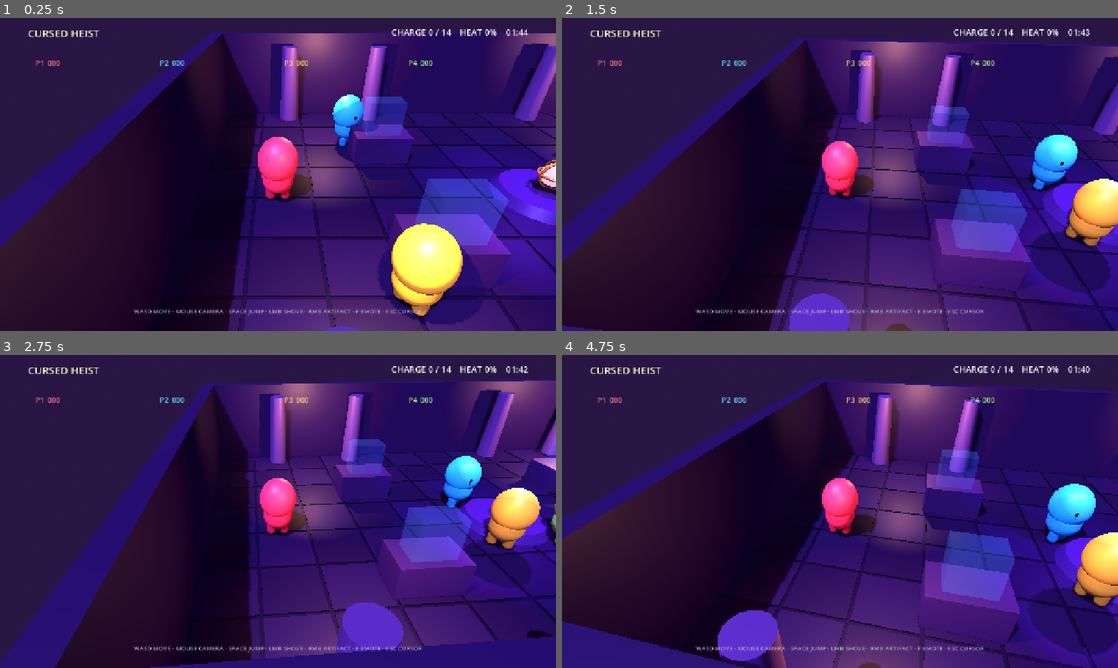
Above: before the commit, frames 1-4 (two rows, left to right).
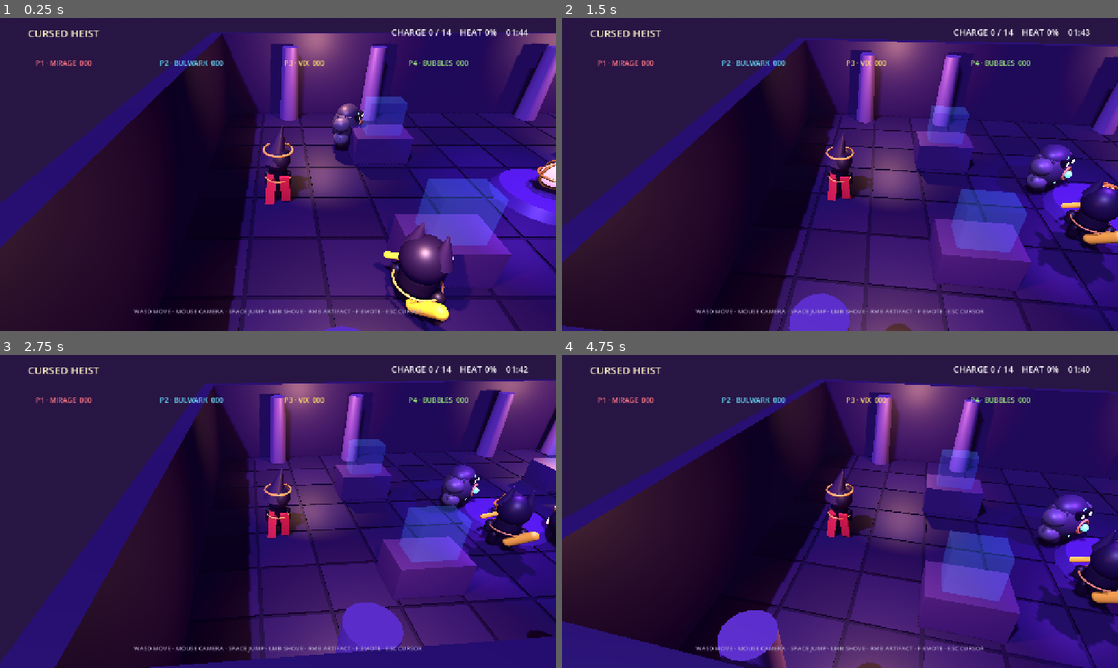
Above: after the commit, the same moments.

Repository: murlockwarlock/cursed-heist
Game: Godot game, scene res://scenes/game.tscn
Same seed, same stepped clock (60 frames per second), same inputs: the game is played once before the commit and once after it.
Inputs (mouse positions are in pixels of both pictures, inside the frame that each line leads up to):
- Up to frame 1 (0.25 s): no input
- Up to frame 2 (1.5 s): tap Enter at 0.5 s; move the mouse to (867, 174) at 0.52 s; hold Enter 0.53-1.28 s; hold Up from 0.53 s (still down); click (867, 174) at 0.67 s; tap Space at 0.77 s; move the mouse to (812, 174) at 1.27 s; tap Tab at 1.35 s
- Up to frame 3 (2.75 s): keep holding Up; tap Space at 1.52 s; move the mouse to (289, 505) at 2.02 s; tap Backspace at 2.1 s
- Up to frame 4 (4.75 s): keep holding Up; move the mouse to (834, 517) at 2.77 s; tap Shift at 2.85 s; click (834, 517) at 2.92 s; tap Space at 3.02, 3.77, 4.52 s; move the mouse to (878, 514) at 3.52 s; tap Ctrl at 3.6 s; move the mouse to (795, 508) at 4.27 s; tap Alt at 4.35 s

The runs differ from the first frame. In frame 1, 6.1% of the frame differs, in the area x 8-87%, y 13-100%; in frame 2, 5.1%; in frame 3, 4.4%; in frame 4, 5.3%.

Commit message:
Добавить четырёх уникальных персонажей

Diff:
--- /dev/null
+++ b/gameplay/characters/character_catalog.gd
@@ -0,0 +1,24 @@
+class_name CharacterCatalog
+extends RefCounted
+
+const FOX: StringName = &"fox"
+const GOLEM: StringName = &"golem"
+const ILLUSIONIST: StringName = &"illusionist"
+const ALCHEMIST: StringName = &"alchemist"
+
+const ALL: Array[StringName] = [FOX, GOLEM, ILLUSIONIST, ALCHEMIST]
+
+const NAMES: Dictionary = {
+	FOX: "VIX",
+	GOLEM: "BULWARK",
+	ILLUSIONIST: "MIRAGE",
+	ALCHEMIST: "BUBBLES"
+}
+
+static func random_order() -> Array[StringName]:
+	var order := ALL.duplicate()
+	order.shuffle()
+	return order
+
+static func display_name(id: StringName) -> String:
+	return NAMES.get(id, "UNKNOWN")
--- /dev/null
+++ b/gameplay/characters/heist_character_visual.gd
@@ -0,0 +1,219 @@
+class_name HeistCharacterVisual
+extends Node3D
+
+var archetype: StringName
+var accent := Color.WHITE
+var body_root: Node3D
+var left_leg: Node3D
+var right_leg: Node3D
+var left_arm: Node3D
+var right_arm: Node3D
+var face_root: Node3D
+var accessory_root: Node3D
+var base_height := 0.0
+
+func configure(character_id: StringName, team_accent: Color) -> void:
+	archetype = character_id
+	accent = team_accent
+	_build()
+
+func animate(pulse: float, movement: float, emote: StringName, emote_seconds: float) -> void:
+	var step := sin(pulse * 12.0) * movement
+	left_leg.rotation.x = step * 0.72
+	right_leg.rotation.x = -step * 0.72
+	left_arm.rotation.x = -step * 0.52
+	right_arm.rotation.x = step * 0.52
+	body_root.position.y = base_height + absf(sin(pulse * 12.0)) * movement * 0.08
+	face_root.rotation.z = sin(pulse * 2.2) * 0.025
+	if emote == &"dance" and emote_seconds > 0.0:
+		rotation.z = sin(pulse * 15.0) * 0.22
+		rotation.y += 0.055
+		scale = Vector3.ONE * (1.0 + sin(pulse * 18.0) * 0.05)
+		left_arm.rotation.z = -1.25 + sin(pulse * 12.0) * 0.35
+		right_arm.rotation.z = 1.25 - sin(pulse * 12.0) * 0.35
+	else:
+		rotation.z = lerpf(rotation.z, 0.0, 0.18)
+		scale = scale.lerp(Vector3.ONE, 0.18)
+		left_arm.rotation.z = lerpf(left_arm.rotation.z, 0.0, 0.18)
+		right_arm.rotation.z = lerpf(right_arm.rotation.z, 0.0, 0.18)
+
+func _build() -> void:
+	body_root = Node3D.new()
+	add_child(body_root)
+	face_root = Node3D.new()
+	add_child(face_root)
+	accessory_root = Node3D.new()
+	add_child(accessory_root)
+	match archetype:
+		CharacterCatalog.FOX:
+			_build_fox()
+		CharacterCatalog.GOLEM:
+			_build_golem()
+		CharacterCatalog.ILLUSIONIST:
+			_build_illusionist()
+		CharacterCatalog.ALCHEMIST:
+			_build_alchemist()
+		_:
+			_build_fox()
+
+func _build_fox() -> void:
+	base_height = 0.98
+	body_root.position.y = base_height
+	_add_mesh(_capsule(0.39, 1.05), Color("211a2b"), Vector3.ZERO, body_root)
+	_add_mesh(_capsule(0.43, 0.24), accent.darkened(0.08), Vector3(0.0, 0.22, -0.05), body_root, Vector3(0.0, 0.0, PI * 0.5))
+	_build_limbs(0.18, 0.58, 0.31, Color("17131d"), 0.24, 0.93)
+	_add_mesh(_sphere(0.5, 0.55), Color("241a33"), Vector3(0.0, 1.53, 0.0), face_root)
+	_add_cone(Vector3(-0.29, 2.02, 0.0), 0.22, 0.7, Color("2d2040"), -0.1)
+	_add_cone(Vector3(0.29, 2.02, 0.0), 0.22, 0.7, Color("2d2040"), 0.1)
+	_add_mesh(_sphere(0.38, 0.28), Color("eee9df"), Vector3(0.0, 1.48, -0.47), face_root, Vector3.ZERO, Vector3(1.0, 0.82, 0.32))
+	_build_eyes(Vector3(-0.14, 1.54, -0.575), Vector3(0.14, 1.54, -0.575), 0.065, accent.lightened(0.5))
+	var tail := _add_mesh(_capsule(0.17, 1.1), accent.darkened(0.12), Vector3(0.46, 0.72, 0.35), accessory_root, Vector3(0.25, 0.0, -0.75))
+	tail.scale = Vector3(1.0, 1.0, 0.86)
+	_add_mesh(_capsule(0.08, 0.86), accent, Vector3(-0.5, 1.28, 0.13), accessory_root, Vector3(0.15, 0.0, -0.9))
+	_add_belt(0.49, 0.86)
+
+func _build_golem() -> void:
+	base_height = 0.96
+	body_root.position.y = base_height
+	_add_mesh(_sphere(0.72, 0.72), Color("393443"), Vector3(0.0, 0.04, 0.0), body_root, Vector3.ZERO, Vector3(1.2, 1.06, 0.86))
+	_add_mesh(_box(Vector3(1.18, 0.42, 0.58)), Color("4a4353"), Vector3(0.0, 0.38, 0.0), body_root)
+	_build_limbs(0.28, 0.6, 0.52, Color("302c38"), 0.34, 0.84)
+	_add_mesh(_sphere(0.55, 0.48), Color("332b40"), Vector3(0.0, 1.48, 0.0), face_root, Vector3.ZERO, Vector3(1.08, 0.9, 0.9))
+	_add_mesh(_box(Vector3(0.72, 0.28, 0.16)), Color("15121c"), Vector3(0.0, 1.47, -0.48), face_root)
+	_build_eyes(Vector3(-0.2, 1.48, -0.575), Vector3(0.2, 1.48, -0.575), 0.075, accent.lightened(0.38))
+	for side: float in [-1.0, 1.0]:
+		_add_mesh(_sphere(0.36, 0.32), Color("4c4655"), Vector3(side * 0.72, 1.23, 0.0), accessory_root)
+		_add_mesh(_sphere(0.34, 0.31), Color("514a59"), Vector3(side * 0.7, 0.62, -0.02), accessory_root)
+	_add_mesh(_torus(0.2, 0.29), Color("b98a45"), Vector3(0.0, 1.02, -0.59), accessory_root, Vector3(PI * 0.5, 0.0, 0.0))
+	_add_mesh(_sphere(0.13, 0.13), accent, Vector3(0.0, 1.02, -0.66), accessory_root, Vector3.ZERO, Vector3.ONE, true)
+	_add_rune_cracks()
+
+func _build_illusionist() -> void:
+	base_height = 1.08
+	body_root.position.y = base_height
+	_add_mesh(_capsule(0.34, 1.28), Color("17151f"), Vector3.ZERO, body_root, Vector3.ZERO, Vector3(0.9, 1.08, 0.76))
+	_build_limbs(0.13, 0.7, 0.22, Color("121018"), 0.22, 1.08)
+	_add_mesh(_sphere(0.43, 0.48), Color("282034"), Vector3(0.0, 1.62, 0.0), face_root)
+	_add_mesh(_sphere(0.32, 0.35), Color("e9e5df"), Vector3(0.0, 1.59, -0.39), face_root, Vector3.ZERO, Vector3(0.82, 1.08, 0.3))
+	_build_eyes(Vector3(-0.12, 1.62, -0.485), Vector3(0.12, 1.62, -0.485), 0.052, accent.lightened(0.52))
+	_add_cone(Vector3(0.0, 2.15, 0.04), 0.42, 1.22, Color("322340"), -0.22)
+	_add_mesh(_torus(0.42, 0.5), Color("bd8d45"), Vector3(0.0, 1.93, 0.0), accessory_root)
+	for side: float in [-1.0, 1.0]:
+		var coat_tail := _add_mesh(_box(Vector3(0.3, 0.95, 0.11)), accent.darkened(0.35), Vector3(side * 0.24, 0.58, 0.25), accessory_root, Vector3(0.16 * side, 0.0, 0.08 * side))
+		coat_tail.scale.y = 1.15
+	_add_mesh(_sphere(0.12, 0.12), accent, Vector3(0.0, 1.13, -0.39), accessory_root, Vector3.ZERO, Vector3.ONE, true)
+	_add_belt(0.39, 0.96)
+
+func _build_alchemist() -> void:
+	base_height = 0.88
+	body_root.position.y = base_height
+	_add_mesh(_sphere(0.66, 0.7), Color("211b28"), Vector3(0.0, 0.02, 0.0), body_root, Vector3.ZERO, Vector3(1.12, 1.02, 0.92))
+	_build_limbs(0.2, 0.46, 0.38, Color("151219"), 0.3, 0.78)
+	_add_mesh(_sphere(0.55, 0.5), Color("2d2238"), Vector3(0.0, 1.42, 0.0), face_root, Vector3.ZERO, Vector3(1.08, 0.94, 0.96))
+	_add_mesh(_box(Vector3(0.65, 0.27, 0.16)), Color("15121b"), Vector3(0.0, 1.4, -0.49), face_root)
+	for side: float in [-1.0, 1.0]:
+		_add_mesh(_torus(0.14, 0.23), Color("bd8d45"), Vector3(side * 0.2, 1.45, -0.57), accessory_root, Vector3(PI * 0.5, 0.0, 0.0))
+		_add_mesh(_sphere(0.145, 0.12), accent.lightened(0.38), Vector3(side * 0.2, 1.45, -0.595), accessory_root, Vector3.ZERO, Vector3(1.0, 0.82, 0.2), true)
+	_add_mesh(_box(Vector3(0.78, 0.82, 0.28)), Color("5b3d31"), Vector3(0.0, 0.95, 0.47), accessory_root)
+	for x: float in [-0.27, 0.0, 0.27]:
+		_add_bottle(Vector3(x, 1.48 + absf(x) * 0.25, 0.55), accent.lightened(absf(x) * 0.7))
+	_add_belt(0.55, 0.72)
+
+func _build_limbs(radius: float, leg_height: float, arm_offset: float, color: Color, leg_x: float, arm_y: float) -> void:
+	left_leg = Node3D.new()
+	right_leg = Node3D.new()
+	left_arm = Node3D.new()
+	right_arm = Node3D.new()
+	for limb: Node3D in [left_leg, right_leg, left_arm, right_arm]:
+		add_child(limb)
+	left_leg.position = Vector3(-leg_x, 0.56, 0.0)
+	right_leg.position = Vector3(leg_x, 0.56, 0.0)
+	left_arm.position = Vector3(-arm_offset - radius, arm_y, 0.0)
+	right_arm.position = Vector3(arm_offset + radius, arm_y, 0.0)
+	_add_mesh(_capsule(radius, leg_height), color, Vector3(0.0, -0.24, 0.0), left_leg)
+	_add_mesh(_capsule(radius, leg_height), color, Vector3(0.0, -0.24, 0.0), right_leg)
+	_add_mesh(_capsule(radius * 0.82, leg_height * 0.82), color.lightened(0.04), Vector3(0.0, -0.2, 0.0), left_arm)
+	_add_mesh(_capsule(radius * 0.82, leg_height * 0.82), color.lightened(0.04), Vector3(0.0, -0.2, 0.0), right_arm)
+
+func _build_eyes(left_position: Vector3, right_position: Vector3, radius: float, color: Color) -> void:
+	for eye_position: Vector3 in [left_position, right_position]:
+		_add_mesh(_sphere(radius, radius * 1.25), color, eye_position, face_root, Vector3.ZERO, Vector3(1.0, 1.0, 0.34), true)
+
+func _add_belt(radius: float, y: float) -> void:
+	_add_mesh(_torus(radius, radius + 0.055), Color("b98a45"), Vector3(0.0, y, 0.0), accessory_root)
+	_add_mesh(_box(Vector3(0.2, 0.18, 0.09)), accent, Vector3(0.0, y, -radius - 0.04), accessory_root, Vector3.ZERO, Vector3.ONE, true)
+
+func _add_rune_cracks() -> void:
+	for offset: Vector3 in [Vector3(-0.38, 1.18, -0.47), Vector3(0.34, 0.78, -0.5), Vector3(0.12, 1.58, -0.48)]:
+		_add_mesh(_box(Vector3(0.045, 0.28, 0.025)), accent, offset, accessory_root, Vector3(0.0, 0.0, offset.x * 0.9), Vector3.ONE, true)
+
+func _add_bottle(position: Vector3, color: Color) -> void:
+	_add_mesh(_sphere(0.11, 0.15), color, position, accessory_root, Vector3.ZERO, Vector3.ONE, true)
+	_add_mesh(_cylinder(0.045, 0.14), Color("b98a45"), position + Vector3.UP * 0.14, accessory_root)
+
+func _add_cone(position: Vector3, radius: float, height: float, color: Color, tilt: float) -> void:
+	_add_mesh(_cone(radius, height), color, position, accessory_root, Vector3(0.0, 0.0, tilt))
+
+func _add_mesh(mesh: PrimitiveMesh, color: Color, position: Vector3, parent: Node3D, rotation := Vector3.ZERO, mesh_scale := Vector3.ONE, emission := false) -> MeshInstance3D:
+	var instance := MeshInstance3D.new()
+	instance.mesh = mesh
+	instance.position = position
+	instance.rotation = rotation
+	instance.scale = mesh_scale
+	var material := StandardMaterial3D.new()
+	material.albedo_color = color
+	material.roughness = 0.48
+	material.metallic = 0.12
+	if emission:
+		material.emission_enabled = true
+		material.emission = color
+		material.emission_energy_multiplier = 1.8
+	instance.material_override = material
+	instance.cast_shadow = GeometryInstance3D.SHADOW_CASTING_SETTING_ON
+	parent.add_child(instance)
+	return instance
+
+func _sphere(radius: float, height: float) -> SphereMesh:
+	var mesh := SphereMesh.new()
+	mesh.radius = radius
+	mesh.height = height * 2.0
+	mesh.radial_segments = 20
+	mesh.rings = 10
+	return mesh
+
+func _capsule(radius: float, height: float) -> CapsuleMesh:
+	var mesh := CapsuleMesh.new()
+	mesh.radius = radius
+	mesh.height = height
+	mesh.radial_segments = 20
+	mesh.rings = 8
+	return mesh
+
+func _torus(inner_radius: float, outer_radius: float) -> TorusMesh:
+	var mesh := TorusMesh.new()
+	mesh.inner_radius = inner_radius
+	mesh.outer_radius = outer_radius
+	mesh.rings = 20
+	mesh.ring_segments = 8
+	return mesh
+
+func _box(size: Vector3) -> BoxMesh:
+	var mesh := BoxMesh.new()
+	mesh.size = size
+	return mesh
+
+func _cone(radius: float, height: float) -> CylinderMesh:
+	var mesh := CylinderMesh.new()
+	mesh.top_radius = 0.02
+	mesh.bottom_radius = radius
+	mesh.height = height
+	mesh.radial_segments = 16
+	return mesh
+
+func _cylinder(radius: float, height: float) -> CylinderMesh:
+	var mesh := CylinderMesh.new()
+	mesh.top_radius = radius
+	mesh.bottom_radius = radius
+	mesh.height = height
+	mesh.radial_segments = 12
+	return mesh
--- a/gameplay/entities/heist_player.gd
+++ b/gameplay/entities/heist_player.gd
@@ -15,6 +15,7 @@
 
 var player_index := 0
 var player_name := ""
+var character_id: StringName = CharacterCatalog.FOX
 var body_color := Color.WHITE
 var joy_device := -1
 var score := 0.0
@@ -30,10 +31,7 @@
 var is_bot := false
 var bot_target := Vector3.ZERO
 var movement_basis := Basis.IDENTITY
-var visual: Node3D
-var left_leg: MeshInstance3D
-var right_leg: MeshInstance3D
-var body_mesh: MeshInstance3D
+var visual: HeistCharacterVisual
 var _previous_actions := {"interact": false, "shove": false, "emote": false, "jump": false}
 
 func _ready() -> void:
@@ -50,12 +48,19 @@
 	add_child(collider)
 	_build_visual()
 
-func configure(index: int, assigned_color: Color, controller: int) -> void:
+func configure(index: int, assigned_color: Color, controller: int, assigned_character: StringName = CharacterCatalog.FOX) -> void:
 	player_index = index
 	player_name = "P%d" % (index + 1)
 	body_color = assigned_color
 	joy_device = controller
+	character_id = assigned_character
 	is_bot = index > 0
+
+func assign_character(assigned_character: StringName) -> void:
+	character_id = assigned_character
+	if is_instance_valid(visual):
+		visual.free()
+		_build_visual()
 
 func _process(delta: float) -> void:
 	pulse += delta
@@ -191,72 +196,10 @@
 	return multiplier
 
 func _build_visual() -> void:
-	visual = Node3D.new()
+	visual = HeistCharacterVisual.new()
+	visual.configure(character_id, body_color)
 	add_child(visual)
-	body_mesh = _mesh_instance(_capsule(0.54, 1.2), body_color.darkened(0.12), Vector3(0.0, 0.93, 0.0))
-	visual.add_child(body_mesh)
-	var hood := _mesh_instance(_sphere(0.66, 0.78), body_color, Vector3(0.0, 1.55, 0.0))
-	visual.add_child(hood)
-	var face := _mesh_instance(_sphere(0.49, 0.42), Color("151020"), Vector3(0.0, 1.54, -0.43))
-	face.scale.z = 0.28
-	visual.add_child(face)
-	for eye_x: float in [-0.18, 0.18]:
-		var eye := _mesh_instance(_sphere(0.09, 0.12), Color("fff8de"), Vector3(eye_x, 1.6, -0.56))
-		eye.scale.z = 0.35
-		visual.add_child(eye)
-	left_leg = _mesh_instance(_capsule(0.17, 0.55), body_color.darkened(0.32), Vector3(-0.25, 0.3, 0.0))
-	right_leg = _mesh_instance(_capsule(0.17, 0.55), body_color.darkened(0.32), Vector3(0.25, 0.3, 0.0))
-	visual.add_child(left_leg)
-	visual.add_child(right_leg)
-	var rim := _mesh_instance(_torus(0.53, 0.62), Color("fff0bf"), Vector3(0.0, 1.54, -0.07))
-	rim.rotation.x = PI * 0.5
-	visual.add_child(rim)
 
 func _animate_visual() -> void:
 	var movement := clampf(Vector2(velocity.x, velocity.z).length() / GameConstants.PLAYER_SPEED, 0.0, 1.0)
-	var step := sin(pulse * 12.0) * movement
-	left_leg.rotation.x = step * 0.65
-	right_leg.rotation.x = -step * 0.65
-	body_mesh.position.y = 0.93 + abs(sin(pulse * 12.0)) * movement * 0.08
-	if emote_name == &"dance" and emote_seconds > 0.0:
-		visual.rotation.z = sin(pulse * 15.0) * 0.22
-		visual.scale = Vector3.ONE * (1.0 + sin(pulse * 18.0) * 0.05)
-	else:
-		visual.rotation.z = lerpf(visual.rotation.z, 0.0, 0.18)
-		visual.scale = visual.scale.lerp(Vector3.ONE, 0.18)
-
-func _mesh_instance(mesh: PrimitiveMesh, color: Color, position: Vector3) -> MeshInstance3D:
-	var instance := MeshInstance3D.new()
-	instance.mesh = mesh
-	instance.position = position
-	var material := StandardMaterial3D.new()
-	material.albedo_color = color
-	material.roughness = 0.48
-	material.metallic = 0.08
-	instance.material_override = material
-	instance.cast_shadow = GeometryInstance3D.SHADOW_CASTING_SETTING_ON
-	return instance
-
-func _sphere(radius: float, height: float) -> SphereMesh:
-	var mesh := SphereMesh.new()
-	mesh.radius = radius
-	mesh.height = height * 2.0
-	mesh.radial_segments = 24
-	mesh.rings = 12
-	return mesh
-
-func _capsule(radius: float, height: float) -> CapsuleMesh:
-	var mesh := CapsuleMesh.new()
-	mesh.radius = radius
-	mesh.height = height
-	mesh.radial_segments = 24
-	mesh.rings = 8
-	return mesh
-
-func _torus(inner_radius: float, outer_radius: float) -> TorusMesh:
-	var mesh := TorusMesh.new()
-	mesh.inner_radius = inner_radius
-	mesh.outer_radius = outer_radius
-	mesh.rings = 24
-	mesh.ring_segments = 8
-	return mesh
+	visual.animate(pulse, movement, emote_name, emote_seconds)
--- a/gameplay/game.gd
+++ b/gameplay/game.gd
@@ -129,10 +129,11 @@
 
 func _create_players() -> void:
 	var devices: PackedInt32Array = Input.get_connected_joypads()
+	var character_order := CharacterCatalog.random_order()
 	for index: int in range(4):
 		var player := HeistPlayer.new()
 		var device: int = devices[index] if index < devices.size() else -1
-		player.configure(index, PLAYER_COLORS[index], device)
+		player.configure(index, PLAYER_COLORS[index], device, character_order[index])
 		player.position = SPAWN_POINTS[index]
 		player.interaction_requested.connect(_on_interaction_requested)
 		player.shove_requested.connect(_on_shove_requested)
@@ -171,8 +172,10 @@
 	arena.set_extraction_unlocked(false)
 	artifact.heat = 0.0
 	artifact.reset_to(ARTIFACT_SPAWN)
+	var character_order := CharacterCatalog.random_order()
 	for index: int in range(players.size()):
 		var player := players[index]
+		player.assign_character(character_order[index])
 		player.global_position = SPAWN_POINTS[index]
 		player.velocity = Vector3.ZERO
 		player.score = 0.0
--- a/ui/heist_hud.gd
+++ b/ui/heist_hud.gd
@@ -41,7 +41,7 @@
 		var curse_names: Array[String] = []
 		for id: StringName in player.active_curses:
 			curse_names.append(CurseCatalog.title(id))
-		player_labels[index].text = "%s  %03d\n%s" % [player.player_name, int(player.score), " · ".join(curse_names)]
+		player_labels[index].text = "%s · %s  %03d\n%s" % [player.player_name, CharacterCatalog.display_name(player.character_id), int(player.score), " · ".join(curse_names)]
 		player_labels[index].add_theme_color_override("font_color", player.body_color.lightened(0.24))
 
 func show_result(winner: HeistPlayer, reason: String, titles: Array[String]) -> void:
Binary file added: assets/visual/character_roster_reference.png
Not shown, added: assets/visual/character_roster_reference.png.import
Not shown, added: gameplay/characters/character_catalog.gd.uid
Not shown, added: gameplay/characters/heist_character_visual.gd.uid
